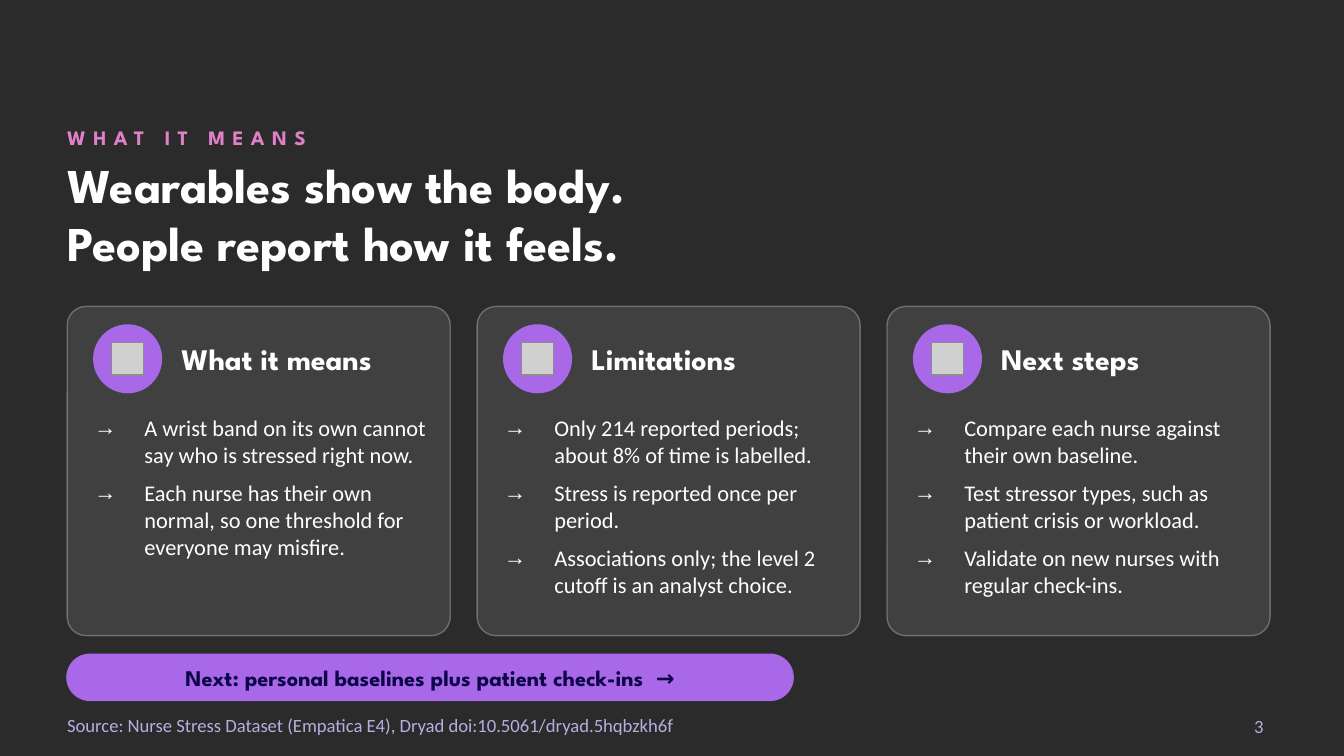
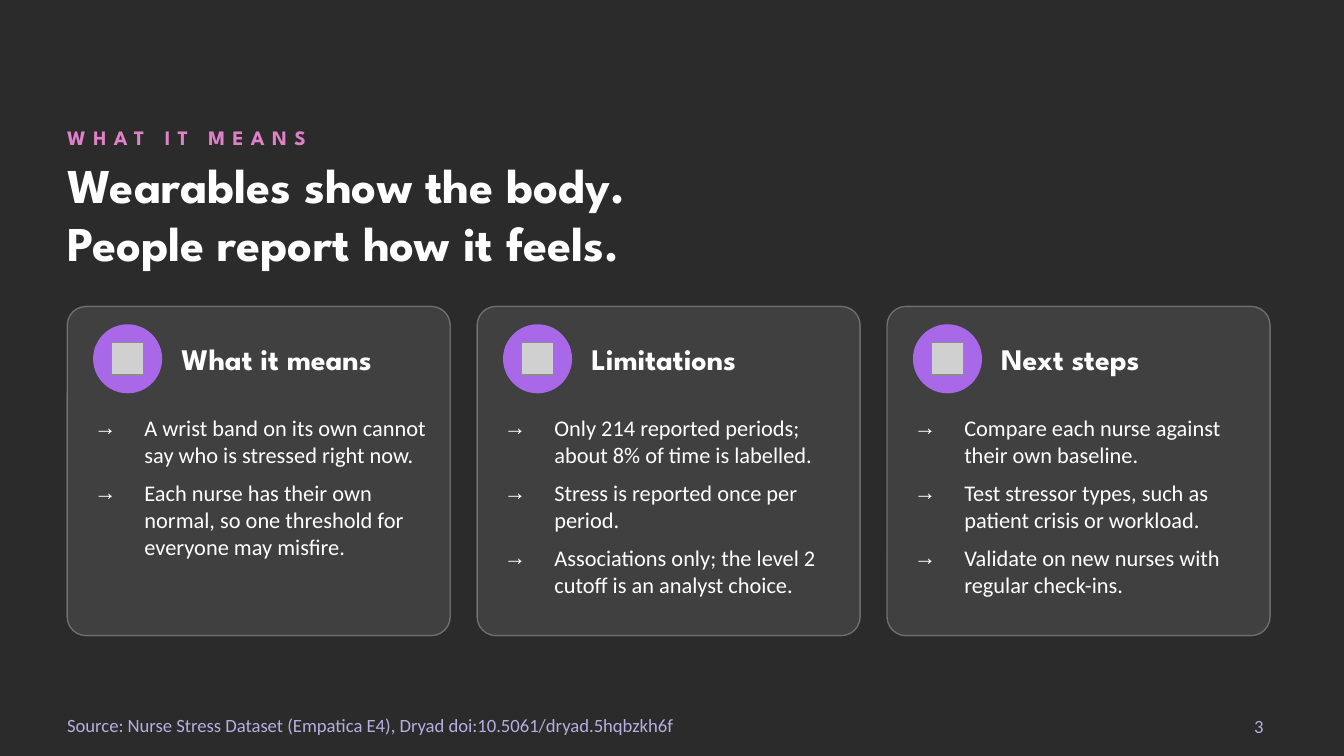
Before and after one commit to parneetkn/nurse_stress_analysis, a slide deck: slide 3 of docs/Sanius_Nurse_Stress_Findings.pptx. Drawn at 1344x756 pixels with LibreOffice and Linux fonts; fonts in the diff are those of the drawing; grey boxes stand for pictures; background and template pictures are left out; a plain dark background stands for a picture behind light text. Boxes give left, top, right and bottom in pixels: in the first picture for what was removed or moved away, otherwise in the second. Text is boxed around its words. In the diff, an @@ line names an element or a change of style, - is before the commit and + after.

```diff
--- a/docs/Sanius_Nurse_Stress_Findings.pptx
+++ b/docs/Sanius_Nurse_Stress_Findings.pptx
@@ rounded rectangle removed at (67, 655, 793, 700) @@
@@ text removed at (185, 670, 643, 691) @@
-Next: personal baselines plus patient check-ins →
```
Also in this commit, not shown: 2 other files.
